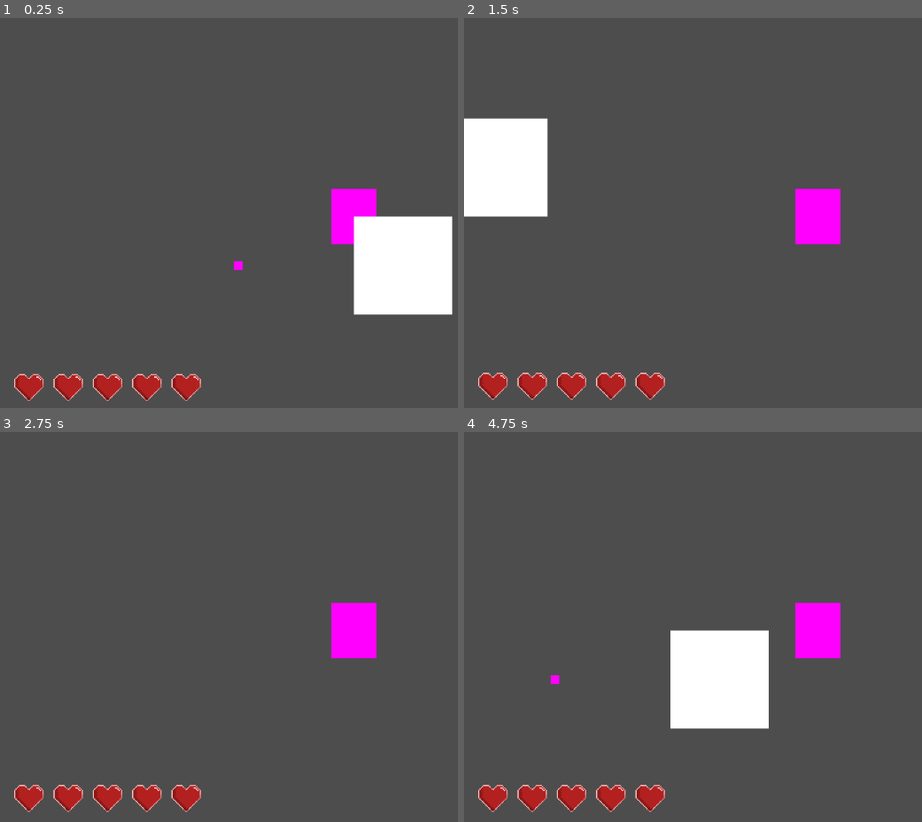
Above: before the commit, frames 1-4 (two rows, left to right).
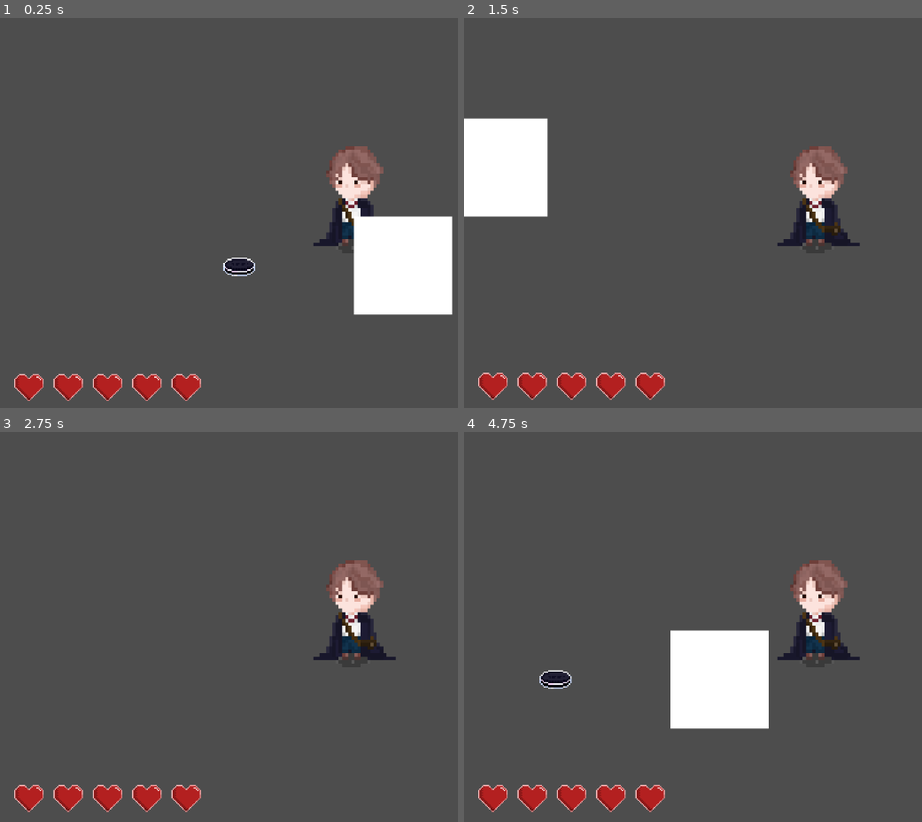
Above: after the commit, the same moments.

Repository: FraN-onLine/Back-in-Biskits
Game: Godot game, scene res://Areas/area_1.tscn
Same seed, same stepped clock (60 frames per second), same inputs: the game is played once before the commit and once after it.
Inputs (mouse positions are in pixels of both pictures, inside the frame that each line leads up to):
- Up to frame 1 (0.25 s): no input
- Up to frame 2 (1.5 s): move the mouse to (outside the picture) at 0.52 s; hold D (move_right) 0.53-1.28 s; click (outside the picture) at 0.6 s; move the mouse to (674, 236) at 1.27 s; hold S (move_down) from 1.28 s (still down); click (674, 236) at 1.35 s
- Up to frame 3 (2.75 s): move the mouse to (425, 545) at 2.02 s; release S (move_down) at 2.03 s; hold D (move_right) from 2.03 s (still down); click (425, 545) at 2.1 s
- Up to frame 4 (4.75 s): move the mouse to (784, 708) at 2.77 s; release D (move_right) at 2.78 s; hold W (move_up) 2.78-3.53 s; click (784, 708) at 2.85 s; move the mouse to (outside the picture) at 3.52 s; hold A (move_left) from 3.53 s (still down); click (outside the picture) at 3.6 s; move the mouse to (605, 572) at 4.27 s; click (605, 572) at 4.35 s

The runs differ from the first frame. In frame 1, 2.5% of the frame differs, in the area x 48-84%, y 32-67%; in frame 2, 2.7%; in frame 3, 2.7%; in frame 4, 3.0%, in the area x 16-87%, y 32-66%.

Commit message:
cookiess

Diff:
--- a/back-in-biskits/Pickup/cookie.gd
+++ b/back-in-biskits/Pickup/cookie.gd
@@ -1,8 +1,71 @@
 extends Area2D
 
-@export var cookie_type: String = "fire_cookie"
+var cookie_type: String = "basic_cookie"
+var cookie_name: String = "Basic Cookie"
+var atlas_texture: Texture2D
+var icon_texture: Texture2D
+
+@export var frame_w: int = 32
+@export var frame_h: int = 32
+@export var columns: int = 2   # frames per row
+@export var frame_count: int = 2
+@export var fps: float = 2   # animation speed
+
+@export var cookie: Cookie
+@export var min_potency: int
+
+@onready var sprite: Sprite2D = $Sprite2D
+
+var _frame: int = 0
+var _time_acc: float = 0.0
+
+func _ready() -> void:
+	if cookie and cookie.atlas_texture:
+		sprite.texture = cookie.atlas_texture
+		sprite.region_enabled = true
+		cookie_type = cookie.cookie_type
+		cookie_name = cookie.cookie_name
+		icon_texture = cookie.icon_texture
+		min_potency = cookie.min_potency
+		sprite.region_rect = Rect2(0, 0,frame_w, frame_h)
+	if atlas_texture:
+		sprite.texture = atlas_texture
+		sprite.region_enabled = true
+		sprite.region_rect = Rect2(0, 0, frame_w, frame_h)
+
+
+
+func _process(delta: float) -> void:
+	if frame_count <= 1 or fps <= 0:
+		return
+
+	_time_acc += delta
+	if _time_acc >= 1.0 / fps:
+		_time_acc = 0.0
+		_frame = (_frame + 1) % frame_count
+		_update_sprite_region()
+
+
+func _update_sprite_region() -> void:
+	var col = _frame % columns
+	var row = int(_frame / columns)
+	var x = col * frame_w
+	var y = row * frame_h
+	sprite.region_rect = Rect2(x, y, frame_w, frame_h)
+
 
 func _on_body_entered(body: Node) -> void:
-	if body is Player:
+	if body.has_method("pickup_cookie"):
 		body.pickup_cookie(cookie_type)
-		queue_free()  # Remove the cookie after pickup
+
+	var display_icon = icon_texture
+	if display_icon == null and atlas_texture:
+		var at = AtlasTexture.new()
+		at.atlas = atlas_texture
+		at.region = Rect2(0, 0, frame_w, frame_h)
+		display_icon = at
+
+	if body.has_method("show_cookie_pickup"):
+		body.show_cookie_pickup(cookie_type, display_icon)
+
+	queue_free()
--- a/back-in-biskits/Pickup/cookie.tscn
+++ b/back-in-biskits/Pickup/cookie.tscn
@@ -1,19 +1,23 @@
-[gd_scene load_steps=4 format=3 uid="uid://ch61q6045g2b4"]
+[gd_scene load_steps=6 format=3 uid="uid://ch61q6045g2b4"]
 
 [ext_resource type="Script" uid="uid://cxn78lm5g2kw6" path="res://Pickup/cookie.gd" id="1_cxbth"]
+[ext_resource type="Resource" uid="uid://bup434e0nk7hl" path="res://Pickup/oreo.tres" id="2_8di3b"]
+[ext_resource type="Texture2D" uid="uid://c1idarmsfuuaw" path="res://Assets/Cookies/Lion-Crackers-Sheet.png" id="3_o2g6g"]
 
-[sub_resource type="PlaceholderTexture2D" id="PlaceholderTexture2D_c63e7"]
+[sub_resource type="AtlasTexture" id="AtlasTexture_8di3b"]
+atlas = ExtResource("3_o2g6g")
+region = Rect2(0, 0, 32, 32)
 
 [sub_resource type="CircleShape2D" id="CircleShape2D_c63e7"]
-radius = 3.0
+radius = 8.0
 
 [node name="Cookie" type="Area2D"]
 script = ExtResource("1_cxbth")
+cookie = ExtResource("2_8di3b")
 
 [node name="Sprite2D" type="Sprite2D" parent="."]
-position = Vector2(1.19209e-07, 1.19209e-07)
-scale = Vector2(3.5, 3.5)
-texture = SubResource("PlaceholderTexture2D_c63e7")
+scale = Vector2(0.5625, 0.53125)
+texture = SubResource("AtlasTexture_8di3b")
 
 [node name="CollisionShape2D" type="CollisionShape2D" parent="."]
 shape = SubResource("CircleShape2D_c63e7")
--- /dev/null
+++ b/back-in-biskits/Pickup/cookieresource.gd
@@ -0,0 +1,8 @@
+extends Resource
+class_name Cookie
+
+@export var cookie_type: String = "basic_cookie"   # what Player uses to switch attacks
+@export var cookie_name: String = "Basic Cookie"   # display name
+@export var atlas_texture: Texture2D               # spritesheet
+@export var icon_texture: Texture2D                # for popup
+@export var min_potency: int = 1                    # minimum effect strength
--- /dev/null
+++ b/back-in-biskits/Pickup/graham.tres
@@ -0,0 +1,12 @@
+[gd_resource type="Resource" script_class="Cookie" load_steps=3 format=3 uid="uid://c0jkuoimbflll"]
+
+[ext_resource type="Texture2D" uid="uid://d2ess51rwmv5x" path="res://Assets/Cookies/Graham-Sheet.png" id="1_cwrm3"]
+[ext_resource type="Script" uid="uid://dq108u8j1agm8" path="res://Pickup/cookieresource.gd" id="1_qyrmj"]
+
+[resource]
+script = ExtResource("1_qyrmj")
+cookie_type = "graham"
+cookie_name = "Graham"
+atlas_texture = ExtResource("1_cwrm3")
+min_potency = 2
+metadata/_custom_type_script = "uid://dq108u8j1agm8"
--- /dev/null
+++ b/back-in-biskits/Pickup/lion_crackers.tres
@@ -0,0 +1,14 @@
+[gd_resource type="Resource" script_class="Cookie" load_steps=4 format=3 uid="uid://cncmcw36ala46"]
+
+[ext_resource type="Script" uid="uid://dq108u8j1agm8" path="res://Pickup/cookieresource.gd" id="1_3x6x1"]
+[ext_resource type="Texture2D" uid="uid://c1idarmsfuuaw" path="res://Assets/Cookies/Lion-Crackers-Sheet.png" id="1_hkyjv"]
+[ext_resource type="Texture2D" uid="uid://cn7ut8w1y54a2" path="res://Assets/Cookies/Sword.png" id="2_rbusv"]
+
+[resource]
+script = ExtResource("1_3x6x1")
+cookie_type = "lion_cracker"
+cookie_name = "Lion Cracker"
+atlas_texture = ExtResource("1_hkyjv")
+icon_texture = ExtResource("2_rbusv")
+min_potency = 1
+metadata/_custom_type_script = "uid://dq108u8j1agm8"
--- /dev/null
+++ b/back-in-biskits/Pickup/oreo.tres
@@ -0,0 +1,14 @@
+[gd_resource type="Resource" script_class="Cookie" load_steps=4 format=3 uid="uid://bup434e0nk7hl"]
+
+[ext_resource type="Texture2D" uid="uid://bjf5g4hs7xyjr" path="res://Assets/Cookies/Oreo-Sheet.png" id="1_1whbi"]
+[ext_resource type="Script" uid="uid://dq108u8j1agm8" path="res://Pickup/cookieresource.gd" id="1_4hj2l"]
+[ext_resource type="Texture2D" uid="uid://5utr1wtvekoj" path="res://Assets/Cookies/Charge.png" id="2_huo5j"]
+
+[resource]
+script = ExtResource("1_4hj2l")
+cookie_type = "oreo"
+cookie_name = "Oreo"
+atlas_texture = ExtResource("1_1whbi")
+icon_texture = ExtResource("2_huo5j")
+min_potency = 3
+metadata/_custom_type_script = "uid://dq108u8j1agm8"
--- /dev/null
+++ b/back-in-biskits/Pickup/popup.tscn
@@ -0,0 +1,3 @@
+[gd_scene format=3 uid="uid://brb437gh7855n"]
+
+[node name="Popup" type="Node2D"]
--- a/back-in-biskits/Player/player.gd
+++ b/back-in-biskits/Player/player.gd
@@ -87,3 +87,41 @@
 func pickup_cookie(cookie_type: String) -> void:
 	current_attack = cookie_type
 	print("Picked up cookie! Attack changed to: %s" % cookie_type)
+
+func show_cookie_pickup(display_name: String, icon_tex: Texture2D) -> void:
+	# Container for popup
+	var popup = Node2D.new()
+	popup.position = Vector2(0, -40)   # directly above player's head
+	add_child(popup)
+
+	# Icon (small, centered)
+	var icon = Sprite2D.new()
+	icon.texture = icon_tex
+	icon.centered = true
+	icon.scale = Vector2(0.5, 0.5)   # shrink to 30%
+	icon.position = Vector2(0, -12)  # just above text
+	popup.add_child(icon)
+
+	# Label (centered under icon)
+	var label = Label.new()
+	label.text = display_name
+	label.horizontal_alignment = HORIZONTAL_ALIGNMENT_CENTER
+	label.vertical_alignment = VERTICAL_ALIGNMENT_CENTER
+	label.position = Vector2(0, 8)
+
+	# Load your Silkscreen font
+	var font = preload("res://Assets/Fonts/Silkscreen-Regular.ttf")
+	label.add_theme_font_override("font", font)
+	label.add_theme_font_size_override("font_size", 10)
+
+	popup.add_child(label)
+
+	# --- Tween the WHOLE popup ---
+	popup.modulate.a = 1.0
+	var tween = popup.create_tween()
+	tween.tween_property(popup, "position:y", popup.position.y - 20, 1.0) \
+		.set_trans(Tween.TRANS_SINE).set_ease(Tween.EASE_OUT)
+	tween.tween_property(popup, "modulate:a", 0.0, 1.0)  # fade entire popup together
+
+	await tween.finished
+	popup.queue_free()
--- a/back-in-biskits/Player/player.tscn
+++ b/back-in-biskits/Player/player.tscn
@@ -1,10 +1,9 @@
 [gd_scene load_steps=4 format=3 uid="uid://bk3vlngnal1r6"]
 
 [ext_resource type="Script" uid="uid://piisnawdngc4" path="res://Player/player.gd" id="1_l8h54"]
+[ext_resource type="Texture2D" uid="uid://ddjec4srcc0mh" path="res://Assets/Player/temp.png" id="2_4ntmi"]
 
 [sub_resource type="CapsuleShape2D" id="CapsuleShape2D_hvfyp"]
-
-[sub_resource type="PlaceholderTexture2D" id="PlaceholderTexture2D_l8h54"]
 
 [node name="Player" type="CharacterBody2D"]
 script = ExtResource("1_l8h54")
@@ -16,5 +15,6 @@
 zoom = Vector2(4, 4)
 
 [node name="Sprite2D" type="Sprite2D" parent="."]
-scale = Vector2(18.5, 22.5)
-texture = SubResource("PlaceholderTexture2D_l8h54")
+position = Vector2(-1, -9)
+scale = Vector2(1.28906, 1.40625)
+texture = ExtResource("2_4ntmi")
--- a/back-in-biskits/UI/UI.tscn
+++ b/back-in-biskits/UI/UI.tscn
@@ -2,6 +2,21 @@
 
 [ext_resource type="Script" uid="uid://8esoo8esqsnn" path="res://UI/ui.gd" id="1_6dd3c"]
 [ext_resource type="Texture2D" uid="uid://b878bsp32bc4q" path="res://Assets/UI Elements/Heart.png" id="2_dhe1o"]
+
+[sub_resource type="Animation" id="Animation_q0uhn"]
+length = 0.001
+tracks/0/type = "value"
+tracks/0/imported = false
+tracks/0/enabled = true
+tracks/0/path = NodePath("TextureRect:position")
+tracks/0/interp = 1
+tracks/0/loop_wrap = true
+tracks/0/keys = {
+"times": PackedFloat32Array(0),
+"transitions": PackedFloat32Array(1),
+"update": 0,
+"values": [Vector2(15, 574)]
+}
 
 [sub_resource type="Animation" id="Animation_dhe1o"]
 resource_name = "new_animationmove"
@@ -17,21 +32,6 @@
 "transitions": PackedFloat32Array(1, 1),
 "update": 0,
 "values": [Vector2(15, 574), Vector2(15, 563)]
-}
-
-[sub_resource type="Animation" id="Animation_q0uhn"]
-length = 0.001
-tracks/0/type = "value"
-tracks/0/imported = false
-tracks/0/enabled = true
-tracks/0/path = NodePath("TextureRect:position")
-tracks/0/interp = 1
-tracks/0/loop_wrap = true
-tracks/0/keys = {
-"times": PackedFloat32Array(0),
-"transitions": PackedFloat32Array(1),
-"update": 0,
-"values": [Vector2(15, 574)]
 }
 
 [sub_resource type="AnimationLibrary" id="AnimationLibrary_e707p"]
Binary file added: back-in-biskits/Assets/Cookies/Charge.aseprite
Binary file added: back-in-biskits/Assets/Cookies/Charge.png
Not shown, added: back-in-biskits/Assets/Cookies/Charge.png.import
Binary file added: back-in-biskits/Assets/Cookies/Graham-Sheet.png
Not shown, added: back-in-biskits/Assets/Cookies/Graham-Sheet.png.import
Binary file added: back-in-biskits/Assets/Cookies/Graham.aseprite
Binary file added: back-in-biskits/Assets/Cookies/Hammer.aseprite
Binary file added: back-in-biskits/Assets/Cookies/Hammer.png
Not shown, added: back-in-biskits/Assets/Cookies/Hammer.png.import
Binary file added: back-in-biskits/Assets/Cookies/Lion-Crackers-Sheet.png
Not shown, added: back-in-biskits/Assets/Cookies/Lion-Crackers-Sheet.png.import
Binary file added: back-in-biskits/Assets/Cookies/Lion-Crackers.aseprite
(and 14 more such lines)
